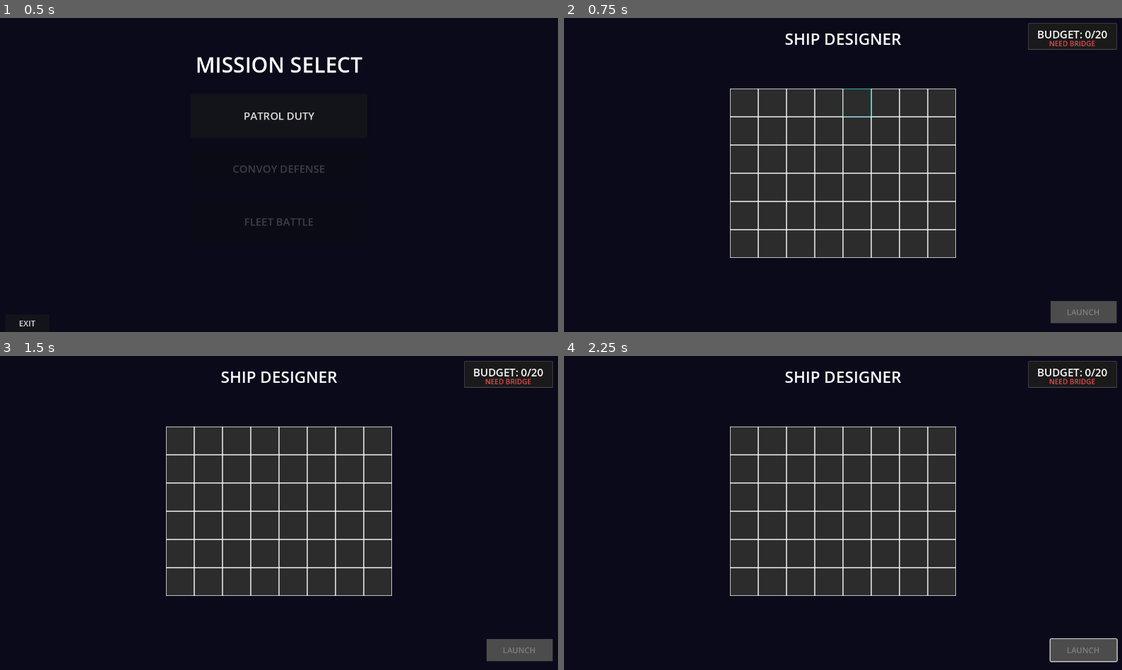
Above: before the commit, frames 1-4 (two rows, left to right).
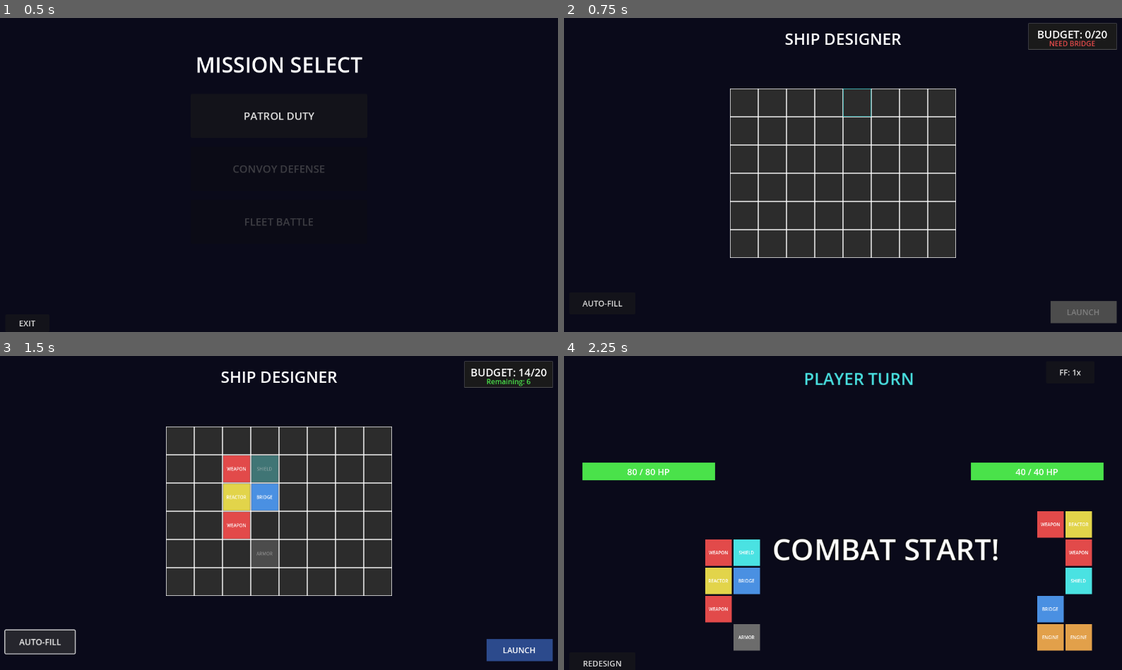
Above: after the commit, the same moments.

Repository: cautiouskurns/Startship-Designer
Game: Godot game, scene res://scenes/mission/MissionSelect.tscn
The game is run twice, just before and just after one commit, with the same random seed, the same clock (stepped at 60 frames per second) and the same inputs.
Inputs (mouse positions are in pixels of both pictures, inside the frame that each line leads up to):
- Up to frame 1 (0.5 s): no input
- Up to frame 2 (0.75 s): click "PATROL DUTY" at 0.5 s
- Up to frame 3 (1.5 s): click (39, 641) at 1.25 s, where only the run after the commit has a clickable "AUTO-FILL"
- Up to frame 4 (2.25 s): click (1082, 651) at 2 s, where only the run after the commit has a clickable "LAUNCH"

Frame 1 is identical in both runs. In frame 2, less than 0.1% of the frame differs, in the area x 3-11%, y 89-92%; in frame 3, 4.7%; in frame 4, 31%, in the area x 3-100%, y 1-99%.

Commit message:
Add Fast Forward and Auto-Fill buttons; enhance combat and ship design functionality

Diff:
--- a/scenes/combat/Combat.tscn
+++ b/scenes/combat/Combat.tscn
@@ -125,6 +125,15 @@
 theme_override_font_sizes/font_size = 18
 text = "REDESIGN"
 
+[node name="FFButton" type="Button" parent="."]
+layout_mode = 0
+offset_left = 1100.0
+offset_top = 20.0
+offset_right = 1210.0
+offset_bottom = 70.0
+theme_override_font_sizes/font_size = 18
+text = "FF: 1x"
+
 [node name="ResultOverlay" type="ColorRect" parent="."]
 visible = false
 layout_mode = 1
--- a/scenes/designer/ShipDesigner.tscn
+++ b/scenes/designer/ShipDesigner.tscn
@@ -91,6 +91,15 @@
 horizontal_alignment = 1
 vertical_alignment = 1
 
+[node name="AutoFillButton" type="Button" parent="."]
+layout_mode = 0
+offset_left = 20.0
+offset_top = 630.0
+offset_right = 170.0
+offset_bottom = 680.0
+theme_override_font_sizes/font_size = 18
+text = "AUTO-FILL"
+
 [node name="LaunchButton" type="Button" parent="."]
 layout_mode = 1
 anchors_preset = 3
--- a/scripts/combat/Combat.gd
+++ b/scripts/combat/Combat.gd
@@ -18,6 +18,9 @@
 
 ## Redesign button
 @onready var redesign_button: Button = $RedesignButton
+
+## Fast Forward button
+@onready var ff_button: Button = $FFButton
 
 ## Result overlay nodes
 @onready var result_overlay: ColorRect = $ResultOverlay
@@ -37,16 +40,22 @@
 var turn_count: int = 0
 var current_mission: int = 0
 
+## Speed control
+var speed_multiplier: float = 1.0  # 1.0 = normal, 0.5 = fast forward (2x speed)
+
 func _ready():
 	# Connect buttons
 	redesign_button.pressed.connect(_on_redesign_pressed)
 	victory_return_button.pressed.connect(_on_victory_return_pressed)
+	ff_button.pressed.connect(_on_ff_pressed)
 
 	# Connect hover scale effects
 	redesign_button.mouse_entered.connect(_on_button_hover_start.bind(redesign_button))
 	redesign_button.mouse_exited.connect(_on_button_hover_end.bind(redesign_button))
 	victory_return_button.mouse_entered.connect(_on_button_hover_start.bind(victory_return_button))
 	victory_return_button.mouse_exited.connect(_on_button_hover_end.bind(victory_return_button))
+	ff_button.mouse_entered.connect(_on_button_hover_start.bind(ff_button))
+	ff_button.mouse_exited.connect(_on_button_hover_end.bind(ff_button))
 
 ## Start combat with player ship data and mission index
 func start_combat(player_ship: ShipData, mission_index: int = 0):
@@ -86,7 +95,7 @@
 	player_health_bar.max_value = player_data.max_hp
 	# Animate health bar smoothly
 	var tween = create_tween()
-	tween.tween_property(player_health_bar, "value", player_data.current_hp, 0.5)
+	tween.tween_property(player_health_bar, "value", player_data.current_hp, 0.3 * speed_multiplier)
 	player_health_label.text = "%d / %d HP" % [player_data.current_hp, player_data.max_hp]
 	_update_health_bar_color(player_health_bar)
 
@@ -95,7 +104,7 @@
 	enemy_health_bar.max_value = enemy_data.max_hp
 	# Animate health bar smoothly
 	var tween = create_tween()
-	tween.tween_property(enemy_health_bar, "value", enemy_data.current_hp, 0.5)
+	tween.tween_property(enemy_health_bar, "value", enemy_data.current_hp, 0.3 * speed_multiplier)
 	enemy_health_label.text = "%d / %d HP" % [enemy_data.current_hp, enemy_data.max_hp]
 	_update_health_bar_color(enemy_health_bar)
 
@@ -143,7 +152,7 @@
 	tween.tween_callback(start_label.queue_free)
 
 	# Wait for message to complete
-	await get_tree().create_timer(1.8).timeout
+	await get_tree().create_timer(1.8 * speed_multiplier).timeout
 
 	# Combat loop
 	while combat_active:
@@ -160,8 +169,8 @@
 		is_player_turn = !is_player_turn
 		turn_count += 1
 
-		# Wait between turns (longer pause to see results)
-		await get_tree().create_timer(1.5).timeout
+		# Wait between turns
+		await get_tree().create_timer(0.3 * speed_multiplier).timeout
 
 ## Execute one ship's turn
 func _execute_turn():
@@ -188,11 +197,14 @@
 	# Update turn indicator with visual emphasis
 	_update_turn_indicator(is_player_turn)
 
+	# Wait to see turn indicator
+	await get_tree().create_timer(0.5 * speed_multiplier).timeout
+
 	# Flash attacking ship
 	_flash_ship(attacker_display, Color(1, 1, 1))  # White flash
 
-	# Longer delay to see who's attacking
-	await get_tree().create_timer(0.6).timeout
+	# Wait to see attacker flash
+	await get_tree().create_timer(0.2 * speed_multiplier).timeout
 
 	# Calculate damage
 	var damage = _calculate_damage(attacker)
@@ -222,7 +234,7 @@
 	# Flash defender when taking damage
 	if net_damage > 0:
 		_flash_ship(defender_display, Color(0.89, 0.29, 0.29))  # Red flash
-		await get_tree().create_timer(0.2).timeout
+		await get_tree().create_timer(0.1 * speed_multiplier).timeout
 
 	# Spawn damage number
 	_spawn_damage_number(net_damage, damage, shield_absorption, !is_player_attacking)
@@ -233,7 +245,7 @@
 		await _destroy_random_rooms(defender, defender_display, rooms_to_destroy)
 
 	# Wait a moment to see final state
-	await get_tree().create_timer(0.5).timeout
+	await get_tree().create_timer(0.3 * speed_multiplier).timeout
 
 ## Determine which ship shoots first based on engine count
 func _determine_initiative() -> bool:
@@ -254,7 +266,7 @@
 	return min(damage, shields * 15)
 
 ## Spawn floating damage number above target ship
-func _spawn_damage_number(net_damage: int, total_damage: int, shield_absorption: int, is_player_target: bool):
+func _spawn_damage_number(net_damage: int, _total_damage: int, shield_absorption: int, is_player_target: bool):
 	var damage_label = Label.new()
 	damage_label.text = "-%d" % net_damage
 
@@ -287,10 +299,10 @@
 
 	add_child(damage_label)
 
-	# Tween to float up and fade out (slightly slower for readability)
-	var tween = create_tween()
-	tween.tween_property(damage_label, "position:y", damage_label.position.y - 60, 1.2)
-	tween.parallel().tween_property(damage_label, "modulate:a", 0.0, 1.2)
+	# Tween to float up and fade out
+	var tween = create_tween()
+	tween.tween_property(damage_label, "position:y", damage_label.position.y - 60, 0.8 * speed_multiplier)
+	tween.parallel().tween_property(damage_label, "modulate:a", 0.0, 0.8 * speed_multiplier)
 	tween.tween_callback(damage_label.queue_free)
 
 ## Destroy random rooms from defender
@@ -323,10 +335,10 @@
 		defender.destroy_room_at(pos.x, pos.y)
 
 		# Destroy it (visual with animation) - AWAIT
-		await defender_display.destroy_room_visual(pos.x, pos.y)
+		await defender_display.destroy_room_visual(pos.x, pos.y, speed_multiplier)
 
 		# Small delay between room destructions
-		await get_tree().create_timer(0.2).timeout
+		await get_tree().create_timer(0.1 * speed_multiplier).timeout
 
 		# Remove from list
 		active_rooms.remove_at(index)
@@ -342,7 +354,7 @@
 				defender.destroy_room_at(pos.x, pos.y)
 
 				# Destroy visual with animation - AWAIT
-				await defender_display.destroy_room_visual(pos.x, pos.y)
+				await defender_display.destroy_room_visual(pos.x, pos.y, speed_multiplier)
 				break
 
 	# If reactor was destroyed, recalculate power and update visuals
@@ -436,3 +448,14 @@
 func _on_button_hover_end(button: Button):
 	var tween = create_tween()
 	tween.tween_property(button, "scale", Vector2(1.0, 1.0), 0.1)
+
+## Handle Fast Forward button press - toggle speed
+func _on_ff_pressed():
+	if speed_multiplier == 1.0:
+		# Switch to fast forward (2x speed)
+		speed_multiplier = 0.5
+		ff_button.text = "FF: 2x"
+	else:
+		# Switch back to normal speed
+		speed_multiplier = 1.0
+		ff_button.text = "FF: 1x"
--- a/scripts/combat/ShipDisplay.gd
+++ b/scripts/combat/ShipDisplay.gd
@@ -80,36 +80,36 @@
 	tween.tween_callback(overlay.queue_free)
 
 ## Destroy room visual at grid position with animation
-func destroy_room_visual(x: int, y: int):
+func destroy_room_visual(x: int, y: int, speed_mult: float = 1.0):
 	var key = "%d,%d" % [x, y]
 	if not room_nodes.has(key):
 		return
 
 	var room = room_nodes[key]
 
-	# Stage 1: Red flash warning (3 flashes, 0.6s total)
-	for i in range(3):
+	# Stage 1: Red flash warning (2 flashes for faster feedback)
+	for i in range(2):
 		# Flash to red
 		var tween_on = create_tween()
-		tween_on.tween_property(room, "modulate", Color(1, 0.3, 0.3, 1), 0.1)
+		tween_on.tween_property(room, "modulate", Color(1, 0.3, 0.3, 1), 0.08 * speed_mult)
 		await tween_on.finished
 
 		# Flash back to normal
 		var tween_off = create_tween()
-		tween_off.tween_property(room, "modulate", Color(1, 1, 1, 1), 0.1)
+		tween_off.tween_property(room, "modulate", Color(1, 1, 1, 1), 0.08 * speed_mult)
 		await tween_off.finished
 
-	# Stage 2: Explosion animation (0.3s)
+	# Stage 2: Explosion animation
 	var explosion = _create_explosion(room.position + Vector2(30, 30))  # Center of 60x60 room
 	add_child(explosion)
 
 	# Explosion expands and fades
 	var exp_tween = create_tween()
-	exp_tween.tween_property(explosion, "scale", Vector2(1.33, 1.33), 0.3)  # 60 → 80px
-	exp_tween.parallel().tween_property(explosion, "modulate:a", 0.0, 0.3)
+	exp_tween.tween_property(explosion, "scale", Vector2(1.33, 1.33), 0.25 * speed_mult)  # 60 → 80px
+	exp_tween.parallel().tween_property(explosion, "modulate:a", 0.0, 0.25 * speed_mult)
 	exp_tween.tween_callback(explosion.queue_free)
 
-	await get_tree().create_timer(0.3).timeout
+	await get_tree().create_timer(0.25 * speed_mult).timeout
 
 	# Stage 3: Final destroyed state (dark gray, broken appearance)
 	room.modulate = Color(0.4, 0.4, 0.4, 0.6)
--- a/scripts/designer/ShipDesigner.gd
+++ b/scripts/designer/ShipDesigner.gd
@@ -22,8 +22,12 @@
 @onready var budget_label: Label = $BudgetPanel/BudgetLabel
 @onready var remaining_label: Label = $BudgetPanel/RemainingLabel
 
-## Launch button
+## Buttons
 @onready var launch_button: Button = $LaunchButton
+@onready var auto_fill_button: Button = $AutoFillButton
+
+## Current template index for cycling
+var current_template_index: int = 0
 
 ## Preload GridTile scene
 var grid_tile_scene = preload("res://scenes/components/GridTile.tscn")
@@ -53,6 +57,11 @@
 	launch_button.mouse_entered.connect(_on_button_hover_start.bind(launch_button))
 	launch_button.mouse_exited.connect(_on_button_hover_end.bind(launch_button))
 
+	# Connect auto-fill button signals
+	auto_fill_button.pressed.connect(_on_auto_fill_pressed)
+	auto_fill_button.mouse_entered.connect(_on_button_hover_start.bind(auto_fill_button))
+	auto_fill_button.mouse_exited.connect(_on_button_hover_end.bind(auto_fill_button))
+
 func _create_grid():
 	"""Create an 8x6 grid of tiles"""
 	for y in range(GRID_HEIGHT):
@@ -325,3 +334,113 @@
 func _on_button_hover_end(button: Button):
 	var tween = create_tween()
 	tween.tween_property(button, "scale", Vector2(1.0, 1.0), 0.1)
+
+## Handle auto-fill button press - cycles through templates
+func _on_auto_fill_pressed():
+	# Clear current grid
+	_clear_all_rooms()
+
+	# Apply template based on current mission and template index
+	var mission = GameState.current_mission
+
+	match current_template_index:
+		0:
+			_apply_balanced_template(mission)
+		1:
+			_apply_aggressive_template(mission)
+		2:
+			_apply_tank_template(mission)
+
+	# Cycle to next template
+	current_template_index = (current_template_index + 1) % 3
+
+	# Update display
+	_update_budget_display()
+	update_all_power_states()
+
+## Clear all rooms from the grid
+func _clear_all_rooms():
+	for tile in grid_tiles:
+		tile.clear_room()
+
+## Place a room at grid position
+func _place_room_at(x: int, y: int, room_type: RoomData.RoomType):
+	var tile = get_tile_at(x, y)
+	if not tile:
+		return
+
+	var room_scene = room_scenes.get(room_type)
+	if room_scene:
+		var room = room_scene.instantiate()
+		tile.set_room(room)
+
+## Balanced template - good for all missions
+## Budget: Mission 0=19, Mission 1=25, Mission 2=29
+func _apply_balanced_template(mission: int):
+	# Common core: Bridge + Reactor
+	_place_room_at(3, 2, RoomData.RoomType.BRIDGE)  # 5
+	_place_room_at(2, 2, RoomData.RoomType.REACTOR)  # 3 (total: 8)
+
+	# All missions: 2 Weapons, 1 Shield, 1 Armor
+	_place_room_at(2, 1, RoomData.RoomType.WEAPON)  # 2
+	_place_room_at(2, 3, RoomData.RoomType.WEAPON)  # 2
+	_place_room_at(3, 1, RoomData.RoomType.SHIELD)  # 3 (total: 15)
+	_place_room_at(3, 4, RoomData.RoomType.ARMOR)  # 4 (total: 19)
+
+	if mission >= 1:
+		# Mission 1+: Add reactor and engine
+		_place_room_at(4, 2, RoomData.RoomType.REACTOR)  # 3
+		_place_room_at(4, 1, RoomData.RoomType.ENGINE)  # 2 (total: 24)
+
+	if mission >= 2:
+		# Mission 2: Add weapon, shield
+		_place_room_at(4, 3, RoomData.RoomType.WEAPON)  # 2
+		_place_room_at(3, 3, RoomData.RoomType.SHIELD)  # 3 (total: 29)
+
+## Aggressive template - max damage
+## Budget: Mission 0=20, Mission 1=25, Mission 2=30
+func _apply_aggressive_template(mission: int):
+	# Common core: Bridge + Reactor
+	_place_room_at(3, 2, RoomData.RoomType.BRIDGE)  # 5
+	_place_room_at(2, 2, RoomData.RoomType.REACTOR)  # 3 (total: 8)
+
+	# All missions: 3 Weapons, 1 Shield
+	_place_room_at(2, 1, RoomData.RoomType.WEAPON)  # 2
+	_place_room_at(2, 3, RoomData.RoomType.WEAPON)  # 2
+	_place_room_at(2, 0, RoomData.RoomType.WEAPON)  # 2
+	_place_room_at(3, 1, RoomData.RoomType.SHIELD)  # 3 (total: 17)
+
+	if mission >= 1:
+		# Mission 1+: Add reactor, weapon, engine
+		_place_room_at(4, 2, RoomData.RoomType.REACTOR)  # 3
+		_place_room_at(4, 1, RoomData.RoomType.WEAPON)  # 2
+		_place_room_at(3, 0, RoomData.RoomType.ENGINE)  # 2 (total: 24)
+
+	if mission >= 2:
+		# Mission 2: Add 2 more weapons
+		_place_room_at(4, 3, RoomData.RoomType.WEAPON)  # 2
+		_place_room_at(3, 3, RoomData.RoomType.WEAPON)  # 2 (total: 28)
+
+## Tank template - high defense
+## Budget: Mission 0=20, Mission 1=25, Mission 2=30
+func _apply_tank_template(mission: int):
+	# Common core: Bridge + Reactor
+	_place_room_at(3, 2, RoomData.RoomType.BRIDGE)  # 5
+	_place_room_at(2, 2, RoomData.RoomType.REACTOR)  # 3 (total: 8)
+
+	# All missions: 1 Weapon, 2 Shields, 1 Armor
+	_place_room_at(2, 1, RoomData.RoomType.WEAPON)  # 2
+	_place_room_at(2, 3, RoomData.RoomType.SHIELD)  # 3
+	_place_room_at(3, 1, RoomData.RoomType.SHIELD)  # 3
+	_place_room_at(3, 4, RoomData.RoomType.ARMOR)  # 4 (total: 20)
+
+	if mission == 1:
+		# Mission 1: Add reactor, weapon
+		_place_room_at(4, 2, RoomData.RoomType.REACTOR)  # 3
+		_place_room_at(4, 1, RoomData.RoomType.WEAPON)  # 2 (total: 25)
+
+	if mission == 2:
+		# Mission 2: Add reactor, shield, armor
+		_place_room_at(4, 2, RoomData.RoomType.REACTOR)  # 3
+		_place_room_at(4, 1, RoomData.RoomType.SHIELD)  # 3
+		_place_room_at(2, 4, RoomData.RoomType.ARMOR)  # 4 (total: 30)
